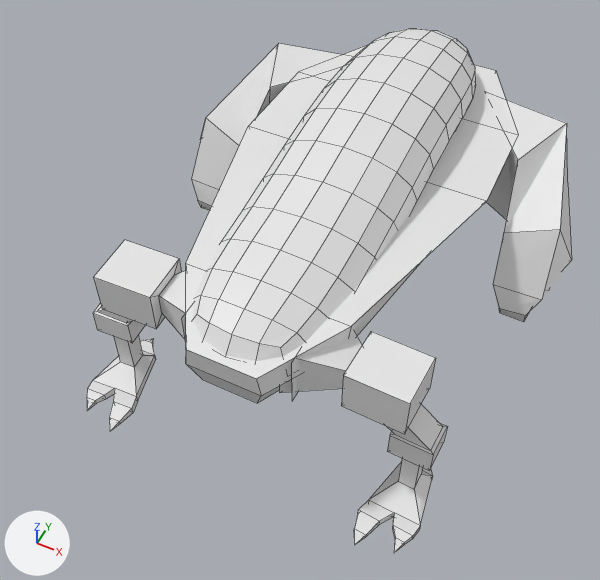
Renders of the Blender file Assets/Models/BlendFiles/QuadrupedEnemy.blend from each side of a commit.
Both versions are drawn from a 50 mm camera at (0.75, -1.47, 2.28) aimed at (0.0, 0.04, 0.39). The lights are fixed; the arrows at lower left show +X, +Y and +Z. Mesh edges are drawn as thin lines.

Objects in the first picture: 'CreatureBody', 'FrontLegs', 'HindLegs', 'MetalicBodyHousing'.
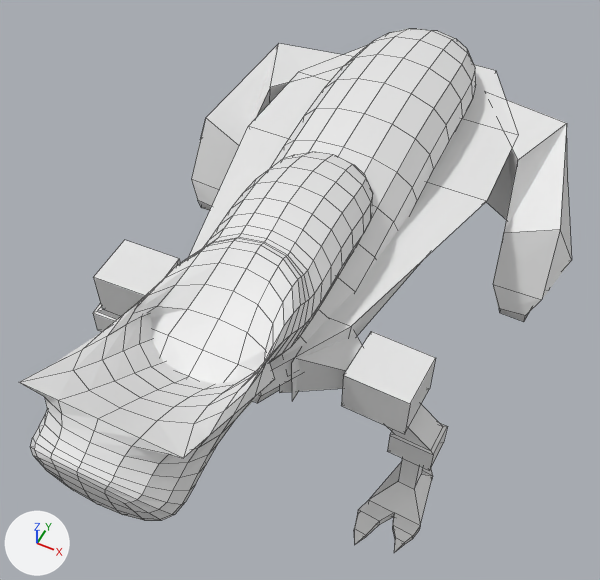
Commit message: Adds head to quadruped model

Changed parts and their boxes (x1, y1, x2, y2) in the pictures (600 x 580 px):
'CreatureHead', added: after (19, 152, 373, 520)

Edits to the bpy script that builds the scene:
```text
Add me_plane_001:
    me_plane_001.from_pydata([(0.0, 0.622, 0.31), (0.0, 0.792, -0.148), (0.0, 1.061, -0.024), (0.0, 1.33, -0.16), (0.0, 0.274, -0.011), (0.0, 0.184, -0.013)], [(0, 1), (1, 2), (2, 3), (4, 0), (5, 4)], [])
Add ob_creaturehead:
    ob_creaturehead = bpy.data.objects.new('CreatureHead', me_plane_001)
    ob_creaturehead.location = (0.0, -1.133, 0.725)
    ob_creaturehead.scale = (0.781, 1.07, 0.541)
    _m = ob_creaturehead.modifiers.new('Mirror', 'MIRROR')
    _m.merge_threshold = 0.01
    _m = ob_creaturehead.modifiers.new('Skin', 'SKIN')
    _m = ob_creaturehead.modifiers.new('Subdivision', 'SUBSURF')
    _m.levels = 2
```
